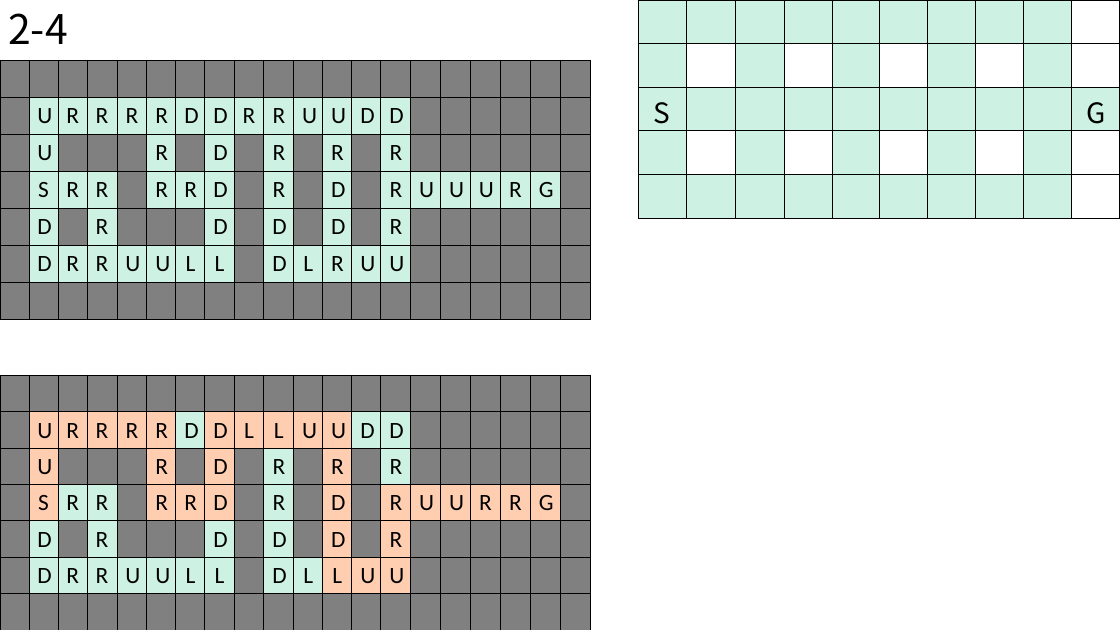
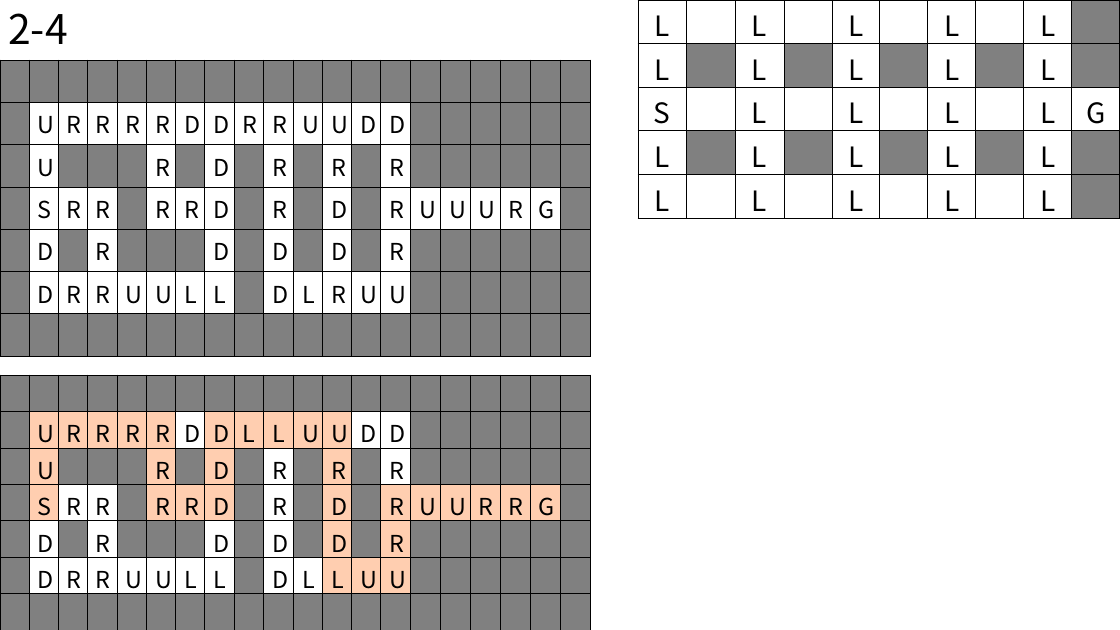
Before and after one commit to BSF0124/Brain-Control, a slide deck: slide 14 of etc/레벨디자인.pptx. Drawn at 1120x630 pixels with LibreOffice and Linux fonts; fonts in the diff are those of the drawing. Boxes give left, top, right and bottom in pixels: in the first picture for what was removed or moved away, otherwise in the second. Text is boxed around its words. In the diff, an @@ line names an element or a change of style, - is before the commit and + after.

```diff
--- a/etc/레벨디자인.pptx
+++ b/etc/레벨디자인.pptx
@@ table at (x1=639, y1=0, x2=1119, y2=223) @@
-row 1:  |  |  |  |  |  |  |  |  | 
+row 1: L |  | L |  | L |  | L |  | L | 
-row 2:  |  |  |  |  |  |  |  |  | 
+row 2: L |  | L |  | L |  | L |  | L | 
-row 3: S |  |  |  |  |  |  |  |  | G
+row 3: S |  | L |  | L |  | L |  | L | G
-row 4:  |  |  |  |  |  |  |  |  | 
+row 4: L |  | L |  | L |  | L |  | L | 
-row 5:  |  |  |  |  |  |  |  |  | 
+row 5: L |  | L |  | L |  | L |  | L | 
@@ fill #CDF2E4 to none in 26 cells @@
@@ table at (x1=0, y1=60, x2=597, y2=315) @@
@@ fill #CDF2E4 to none in 51 cells @@
@@ font Calibri to Noto Sans CJK KR @@
@@ table at (x1=0, y1=376, x2=597, y2=630) @@
@@ fill #CDF2E4 to none in 21 cells @@
@@ font Calibri to Noto Sans CJK KR @@
```
Also in this commit, not shown: 17 other slides changed.
